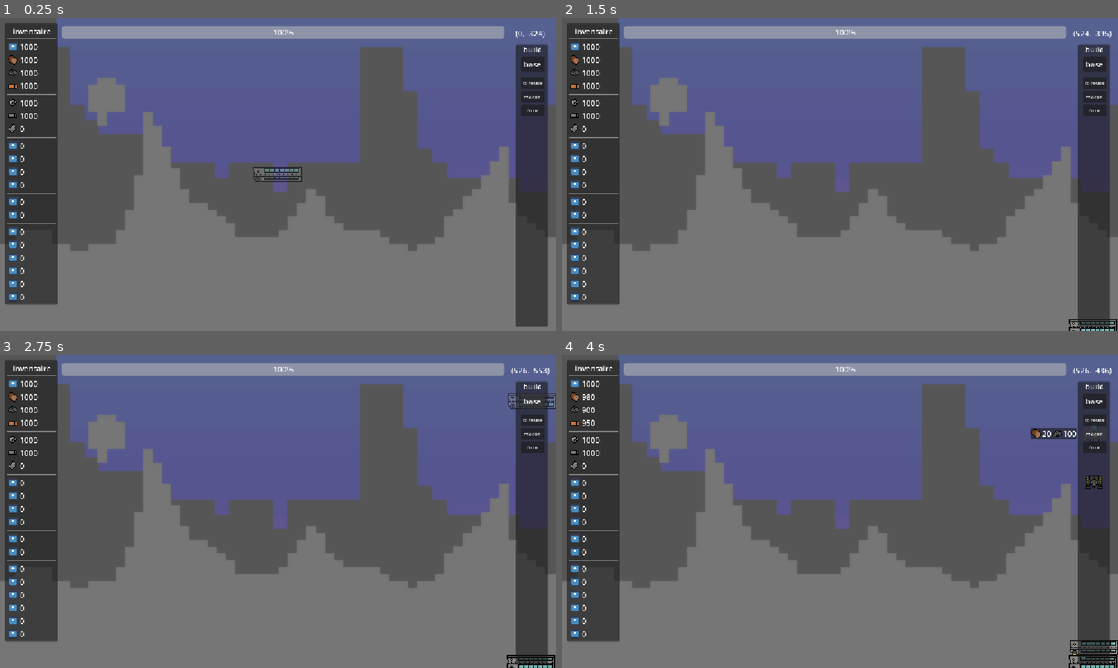
Above: before the commit, frames 1-4 (two rows, left to right).
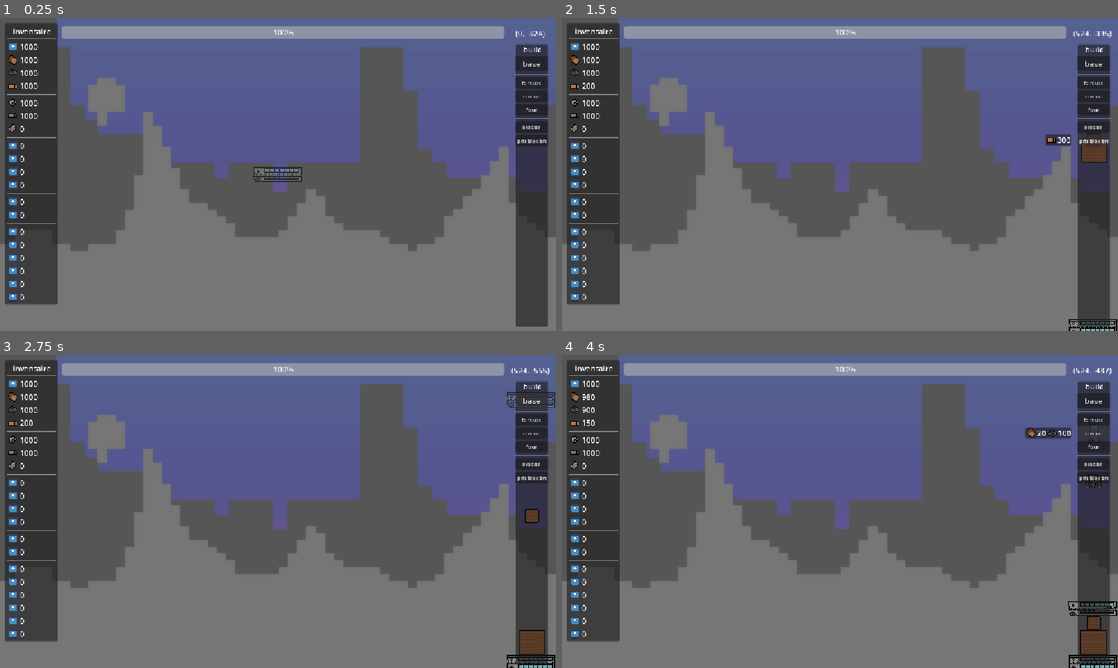
Above: after the commit, the same moments.

Repository: lucasbou-upsider/Indie-jam
Game: Godot game, scene res://scene/world.tscn
The game is run twice, just before and just after one commit, with the same random seed, the same clock (stepped at 60 frames per second) and the same inputs. The engine's default icon, where the game draws it, is replaced by a stand-in: a white triangle on a blue panel in a dark square.
Inputs (mouse positions are in pixels of both pictures, inside the frame that each line leads up to):
- Up to frame 1 (0.25 s): no input
- Up to frame 2 (1.5 s): click (1095, 127) at 0.5 s, where only the run after the commit has a clickable "bloc bri"; click (1095, 140) at 1.25 s, where only the run after the commit has a clickable "piti bloc bri"
- Up to frame 3 (2.75 s): click "base" at 2 s
- Up to frame 4 (4 s): click "foreuse" at 2.75 s; click "macon" at 3.5 s

The runs differ from the first frame. In frame 1, 0.8% of the frame differs, in the area x 92-99%, y 12-41%; in frame 2, 1.1%; in frame 3, 1.4%; in frame 4, 1.9%, in the area x 3-100%, y 4-100%.

Commit message:
bloc grand et piti

Diff:
--- a/scene/craft/Base.gd
+++ b/scene/craft/Base.gd
@@ -60,7 +60,6 @@
 func _on_area_2d_area_entered(area: Area2D) -> void:
 	#degats
 	if !is_blueprint:
-		print(area.get_parent().get_parent().name)
 		if area.get_parent().get_parent().name == "kayou_spawn":
 			GLOBAL.base_pv -= 1
 	#regarder si possible de placer
--- a/scene/craft/Base.tscn
+++ b/scene/craft/Base.tscn
@@ -10,6 +10,7 @@
 size = Vector2(102, 34)
 
 [node name="Base" type="RigidBody2D" unique_id=1313463931]
+mass = 10.0
 script = ExtResource("1_fd1db")
 
 [node name="Sprite2D" type="Sprite2D" parent="." unique_id=2122953327]
--- /dev/null
+++ b/scene/craft/bloc_brique.gd
@@ -0,0 +1,92 @@
+extends RigidBody2D
+
+@onready var collision_polygon_2d: CollisionPolygon2D = $PhysicsShape
+@onready var sprite_2d: Sprite2D = $Sprite2D
+
+var is_blueprint := true
+@export var pv = 30
+var bodycount = 0
+var mouse_overed := false
+@export var cost = 500
+
+
+func _ready() -> void:
+	#cout du batiments
+	if GLOBAL.brique >= cost:
+		GLOBAL.brique -= cost
+		GLOBAL.network[self] = {}
+	else:
+		queue_free()
+
+
+func _process(_delta: float) -> void:
+	# Input
+	if Input.is_action_just_pressed("click gauche") and is_blueprint:
+		place_self()
+
+	elif Input.is_action_just_pressed("click gauche") and mouse_overed and !is_blueprint:
+		if (GLOBAL.selected != null) and (GLOBAL.selected != self) and (not GLOBAL.selected in GLOBAL.network[self].keys()):
+			GLOBAL.connect_buildings(GLOBAL.selected, self)
+			GLOBAL.selected = null
+		elif GLOBAL.selected == self:
+			GLOBAL.selected = null
+		elif GLOBAL.selected == null:
+			GLOBAL.selected = self
+
+	elif Input.is_action_just_pressed("1"):
+		GLOBAL.selected = self
+		print(GLOBAL.selected == self)
+	elif Input.is_action_just_pressed("2"):
+		GLOBAL.selected2 = self
+		print(GLOBAL.selected2 == self)
+
+	#destruction
+	if Input.is_action_just_pressed("click droit"):
+		if mouse_overed:
+			GLOBAL.brique += cost
+			queue_free()
+		sleeping = false
+
+
+
+	#regarde si l'objet est en blueprint ou pas
+	if is_blueprint:
+		collision_polygon_2d.disabled = true
+		global_position = get_global_mouse_position()
+		linear_velocity = Vector2(0,0)
+	elif is_blueprint == false:
+		collision_polygon_2d.disabled = false
+
+	#blueprint
+	if is_blueprint:
+		if bodycount == 0:
+			sprite_2d.modulate = Color(1.0, 1.0, 1.0, 0.494)
+		else:
+			sprite_2d.modulate = Color(0.729, 0.114, 0.267, 0.565)
+	else:
+		sprite_2d.modulate = Color(1.0, 0.98, 0.984, 0.98)
+
+#une fois le blueplrint fini placer
+func place_self():
+	if bodycount == 0:
+		is_blueprint = false
+
+func _on_area_2d_area_entered(area: Area2D) -> void:
+	#regarder si possible de placer
+	if is_blueprint :
+		bodycount += 1
+	if !is_blueprint:
+		if area.get_parent().get_parent().name == "kayou_spawn":
+			pv -= 1
+			if pv == 0:
+				queue_free()
+func _on_area_2d_area_exited(_area: Area2D) -> void:
+	#regarder si possible de placer
+	if is_blueprint:
+		bodycount -= 1
+
+#verifie que la souris est sur le batiment
+func _on_area_2d_mouse_entered() -> void:
+	mouse_overed = true
+func _on_area_2d_mouse_exited() -> void:
+	mouse_overed = false
--- /dev/null
+++ b/scene/craft/bloc_brique.tscn
@@ -0,0 +1,30 @@
+[gd_scene format=3 uid="uid://cw4heslictg5a"]
+
+[ext_resource type="Script" uid="uid://b4qltmh477oi5" path="res://scene/craft/bloc_brique.gd" id="1_46gov"]
+[ext_resource type="Texture2D" uid="uid://cx4h8aowcjt6a" path="res://sprite/New_Piskel_10.png" id="2_fj4cd"]
+
+[node name="bloc_brique" type="RigidBody2D" unique_id=1505809120]
+mass = 5.0
+script = ExtResource("1_46gov")
+
+[node name="Sprite2D" type="Sprite2D" parent="." unique_id=1177233756]
+texture_filter = 1
+position = Vector2(22, 24)
+texture = ExtResource("2_fj4cd")
+region_enabled = true
+region_rect = Rect2(0, 122.81318, 128, 133.18683)
+
+[node name="PhysicsShape" type="CollisionPolygon2D" parent="." unique_id=134821111]
+visible = false
+polygon = PackedVector2Array(-26, 26, 28, 26, 28, -27, -26, -27)
+disabled = true
+
+[node name="Area2D" type="Area2D" parent="." unique_id=566869362]
+
+[node name="CollisionPolygon2D2" type="CollisionPolygon2D" parent="Area2D" unique_id=515065430]
+polygon = PackedVector2Array(-26, -27, -26, 26, 28, 26, 28, -27)
+
+[connection signal="area_entered" from="Area2D" to="." method="_on_area_2d_area_entered"]
+[connection signal="area_exited" from="Area2D" to="." method="_on_area_2d_area_exited"]
+[connection signal="mouse_entered" from="Area2D" to="." method="_on_area_2d_mouse_entered"]
+[connection signal="mouse_exited" from="Area2D" to="." method="_on_area_2d_mouse_exited"]
--- a/scene/craft/foreuse.gd
+++ b/scene/craft/foreuse.gd
@@ -51,8 +51,6 @@
 			queue_free()
 		sleeping = false
 
-
-
 	#regarde si l'objet est en blueprint ou pas
 	if is_blueprint:
 		collision_polygon_2d.disabled = true
@@ -86,10 +84,15 @@
 	ray_cast_2d.enabled = true
 
 
-func _on_area_2d_area_entered(_area: Area2D) -> void:
+func _on_area_2d_area_entered(area: Area2D) -> void:
 	#regarder si possible de placer
 	if is_blueprint :
 		bodycount += 1
+	if !is_blueprint:
+		if area.get_parent().get_parent().name == "kayou_spawn":
+			pv -= 1
+			if pv == 0:
+				queue_free()
 func _on_area_2d_area_exited(_area: Area2D) -> void:
 	#regarder si possible de placer
 	if is_blueprint:
--- a/scene/craft/fourneau.gd
+++ b/scene/craft/fourneau.gd
@@ -88,10 +88,15 @@
 	mouse_overed = false
 
 
-func _on_clearance_area_area_entered(_area: Area2D) -> void:
+func _on_clearance_area_area_entered(area: Area2D) -> void:
 	#regarder si possible de placer
 	if is_blueprint :
 		bodycount += 1
+	if !is_blueprint:
+		if area.get_parent().get_parent().name == "kayou_spawn":
+			pv -= 1
+			if pv == 0:
+				queue_free()
 func _on_clearance_area_area_exited(_area: Area2D) -> void:
 	#regarder si possible de placer
 	if is_blueprint:
--- a/scene/craft/macon.gd
+++ b/scene/craft/macon.gd
@@ -87,6 +87,8 @@
 		print(area.get_parent().get_parent().name)
 		if area.get_parent().get_parent().name == "kayou_spawn":
 			pv -= 1
+			if pv == 0:
+				queue_free()
 	#regarder si possible de placer
 	if is_blueprint :
 		bodycount += 1
--- /dev/null
+++ b/scene/craft/petit_bloc_brique.tscn
@@ -0,0 +1,32 @@
+[gd_scene format=3 uid="uid://bebxrd2yuskte"]
+
+[ext_resource type="Script" uid="uid://b4qltmh477oi5" path="res://scene/craft/bloc_brique.gd" id="1_fyfnc"]
+[ext_resource type="Texture2D" uid="uid://cx4h8aowcjt6a" path="res://sprite/New_Piskel_10.png" id="2_ykqc3"]
+
+[node name="petit_bloc_brique" type="RigidBody2D" unique_id=1505809120]
+mass = 5.0
+script = ExtResource("1_fyfnc")
+pv = 20
+cost = 300
+
+[node name="Sprite2D" type="Sprite2D" parent="." unique_id=1177233756]
+texture_filter = 1
+position = Vector2(33, 42)
+texture = ExtResource("2_ykqc3")
+region_enabled = true
+region_rect = Rect2(-0.75131226, 1.1000137, 128, 133.18683)
+
+[node name="PhysicsShape" type="CollisionPolygon2D" parent="." unique_id=134821111]
+visible = false
+polygon = PackedVector2Array(-14, 13, 15, 13, 15, -15, -14, -15)
+disabled = true
+
+[node name="Area2D" type="Area2D" parent="." unique_id=566869362]
+
+[node name="CollisionPolygon2D2" type="CollisionPolygon2D" parent="Area2D" unique_id=515065430]
+polygon = PackedVector2Array(-14, -15, -14, 13, 15, 13, 15, -15)
+
+[connection signal="area_entered" from="Area2D" to="." method="_on_area_2d_area_entered"]
+[connection signal="area_exited" from="Area2D" to="." method="_on_area_2d_area_exited"]
+[connection signal="mouse_entered" from="Area2D" to="." method="_on_area_2d_mouse_entered"]
+[connection signal="mouse_exited" from="Area2D" to="." method="_on_area_2d_mouse_exited"]
--- a/scene/world.gd
+++ b/scene/world.gd
@@ -4,6 +4,8 @@
 const FOREUSE = preload("uid://02wx8g0s1olf")
 const MACON = preload("uid://bmqj2ocb6rh52")
 const FOURNEAU = preload("uid://oowuyr1jo2gt")
+const BLOC_CUIVRE = preload("uid://cw4heslictg5a")
+const PETIT_BLOC_BRIQUE = preload("uid://bebxrd2yuskte")
 
 var speed
 
@@ -45,3 +47,7 @@
 	add_child(MACON.instantiate())
 func _on_button_four_pressed() -> void:
 	add_child(FOURNEAU.instantiate())
+func _on_button_bloc_cuivre_pressed() -> void:
+	add_child(BLOC_CUIVRE.instantiate())
+func _on_button_piti_bloc_cuivre_2_pressed() -> void:
+	add_child(PETIT_BLOC_BRIQUE.instantiate())
--- a/scene/world.tscn
+++ b/scene/world.tscn
@@ -127,10 +127,10 @@
 
 [node name="VBoxContainer" type="VBoxContainer" parent="Interface/Panel_construction" unique_id=1813219988]
 layout_mode = 0
-offset_left = 10.0
-offset_top = 25.0
-offset_right = 55.0
-offset_bottom = 621.0
+offset_left = -1.2770996
+offset_top = 23.812935
+offset_right = 66.7229
+offset_bottom = 619.8129
 
 [node name="Button_base" type="Button" parent="Interface/Panel_construction/VBoxContainer" unique_id=139180536]
 layout_mode = 2
@@ -248,6 +248,71 @@
 offset_bottom = 39.72313
 bbcode_enabled = true
 text = "200"
+
+[node name="HSeparator2" type="HSeparator" parent="Interface/Panel_construction/VBoxContainer" unique_id=1504828169]
+layout_mode = 2
+
+[node name="Button_bloc_cuivre" type="Button" parent="Interface/Panel_construction/VBoxContainer" unique_id=1305983379]
+layout_mode = 2
+theme_override_font_sizes/font_size = 11
+text = "bloc bri"
+script = ExtResource("7_7ghph")
+
+[node name="panel_info3" type="Panel" parent="Interface/Panel_construction/VBoxContainer/Button_bloc_cuivre" unique_id=2023215182]
+visible = false
+layout_mode = 0
+offset_left = -66.02161
+offset_top = -0.94563293
+offset_right = -12.884033
+offset_bottom = 22.054367
+
+[node name="Sprite2D" type="Sprite2D" parent="Interface/Panel_construction/VBoxContainer/Button_bloc_cuivre/panel_info3" unique_id=916616094]
+texture_filter = 1
+position = Vector2(13.507202, 12.030519)
+scale = Vector2(1.6839845, 1.835205)
+texture = ExtResource("6_0tg4p")
+region_enabled = true
+region_rect = Rect2(15.588196, 11.173545, 15.019302, 11.741752)
+
+[node name="RichTextLabel" type="RichTextLabel" parent="Interface/Panel_construction/VBoxContainer/Button_bloc_cuivre/panel_info3" unique_id=1607459541]
+layout_mode = 0
+offset_left = 24.273926
+offset_top = -0.27687073
+offset_right = 64.273926
+offset_bottom = 39.72313
+bbcode_enabled = true
+text = "500"
+
+[node name="Button_piti_bloc_cuivre2" type="Button" parent="Interface/Panel_construction/VBoxContainer" unique_id=987157448]
+layout_mode = 2
+theme_override_font_sizes/font_size = 11
+text = "piti bloc bri"
+script = ExtResource("7_7ghph")
+
+[node name="panel_info3" type="Panel" parent="Interface/Panel_construction/VBoxContainer/Button_piti_bloc_cuivre2" unique_id=1863883776]
+visible = false
+layout_mode = 0
+offset_left = -66.02161
+offset_top = -0.94563293
+offset_right = -12.884033
+offset_bottom = 22.054367
+
+[node name="Sprite2D" type="Sprite2D" parent="Interface/Panel_construction/VBoxContainer/Button_piti_bloc_cuivre2/panel_info3" unique_id=1617218518]
+texture_filter = 1
+position = Vector2(13.507202, 12.030519)
+scale = Vector2(1.6839845, 1.835205)
+texture = ExtResource("6_0tg4p")
+region_enabled = true
+region_rect = Rect2(15.588196, 11.173545, 15.019302, 11.741752)
+
+[node name="RichTextLabel" type="RichTextLabel" parent="Interface/Panel_construction/VBoxContainer/Button_piti_bloc_cuivre2/panel_info3" unique_id=754118090]
+layout_mode = 0
+offset_left = 24.273926
+offset_top = -0.27687073
+offset_right = 64.273926
+offset_bottom = 39.72313
+bbcode_enabled = true
+text = "300"
 
 [node name="Panel_inventaire" type="Panel" parent="Interface" unique_id=255062353]
 offset_left = 10.0
@@ -524,3 +589,9 @@
 [connection signal="mouse_entered" from="Interface/Panel_construction/VBoxContainer/Button_four" to="Interface/Panel_construction/VBoxContainer/Button_four" method="_on_mouse_entered"]
 [connection signal="mouse_exited" from="Interface/Panel_construction/VBoxContainer/Button_four" to="Interface/Panel_construction/VBoxContainer/Button_four" method="_on_mouse_exited"]
 [connection signal="pressed" from="Interface/Panel_construction/VBoxContainer/Button_four" to="." method="_on_button_four_pressed"]
+[connection signal="mouse_entered" from="Interface/Panel_construction/VBoxContainer/Button_bloc_cuivre" to="Interface/Panel_construction/VBoxContainer/Button_bloc_cuivre" method="_on_mouse_entered"]
+[connection signal="mouse_exited" from="Interface/Panel_construction/VBoxContainer/Button_bloc_cuivre" to="Interface/Panel_construction/VBoxContainer/Button_bloc_cuivre" method="_on_mouse_exited"]
+[connection signal="pressed" from="Interface/Panel_construction/VBoxContainer/Button_bloc_cuivre" to="." method="_on_button_bloc_cuivre_pressed"]
+[connection signal="mouse_entered" from="Interface/Panel_construction/VBoxContainer/Button_piti_bloc_cuivre2" to="Interface/Panel_construction/VBoxContainer/Button_piti_bloc_cuivre2" method="_on_mouse_entered"]
+[connection signal="mouse_exited" from="Interface/Panel_construction/VBoxContainer/Button_piti_bloc_cuivre2" to="Interface/Panel_construction/VBoxContainer/Button_piti_bloc_cuivre2" method="_on_mouse_exited"]
+[connection signal="pressed" from="Interface/Panel_construction/VBoxContainer/Button_piti_bloc_cuivre2" to="." method="_on_button_piti_bloc_cuivre_2_pressed"]
Not shown, added: scene/craft/bloc_brique.gd.uid
